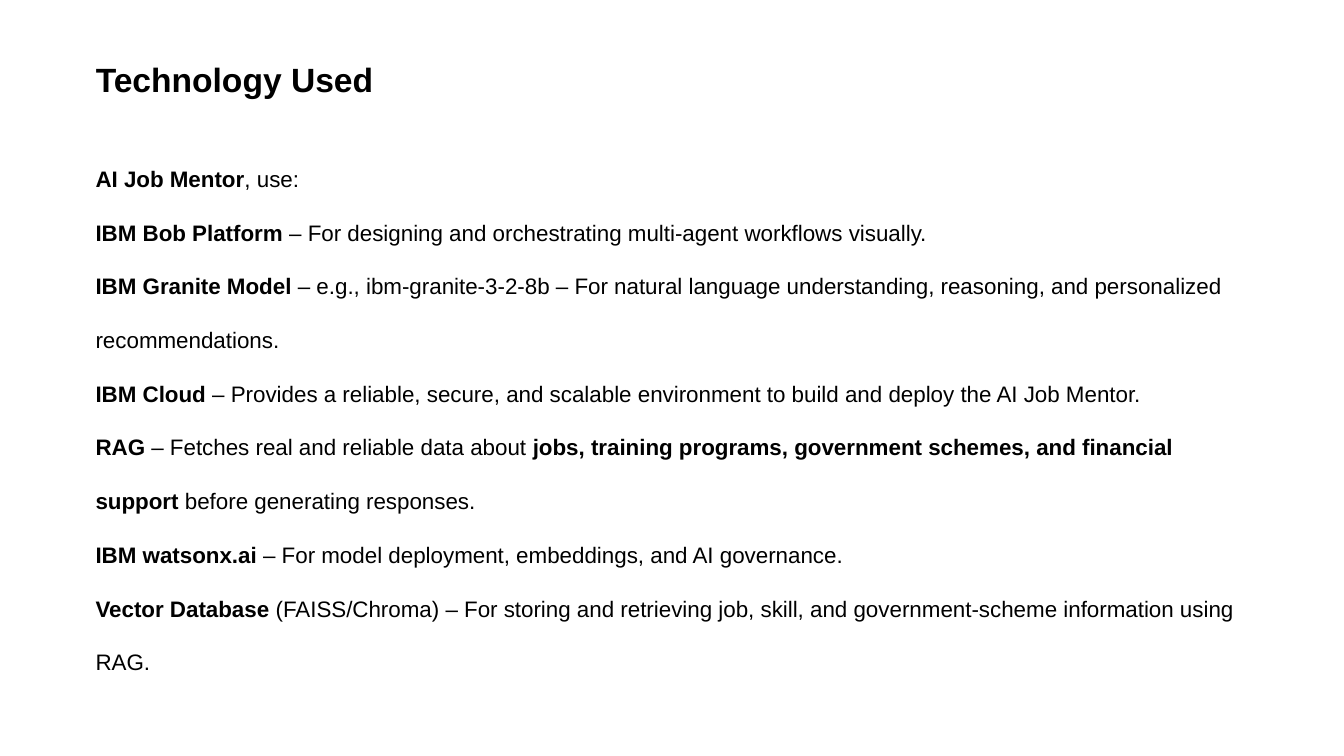
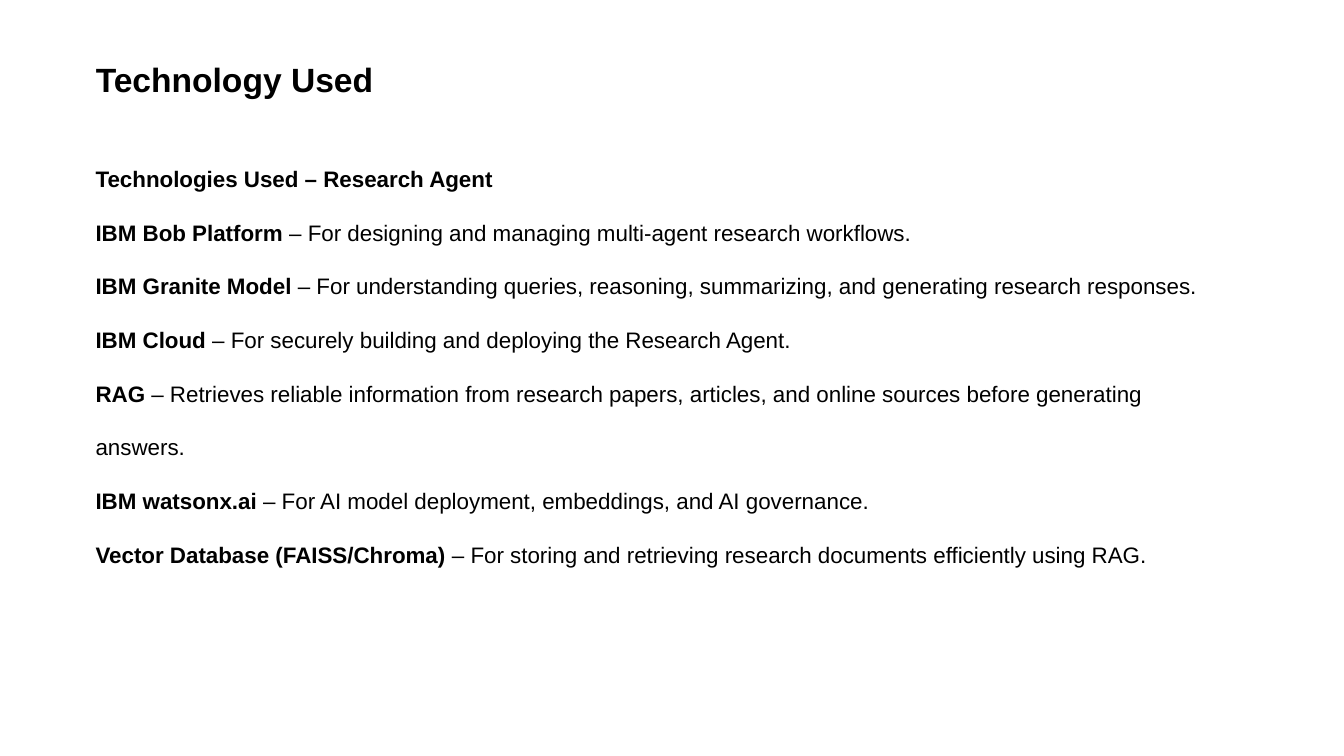
Before and after one commit to smmohan07/my-ibm-bob-project, a slide deck: slide 5 of IBM_internship119.pptx. Drawn at 1344x756 pixels with LibreOffice and Linux fonts; fonts in the diff are those of the drawing. Boxes give left, top, right and bottom in pixels: in the first picture for what was removed or moved away, otherwise in the second. Text is boxed around its words. In the diff, an @@ line names an element or a change of style, - is before the commit and + after.

```diff
--- a/IBM_internship119.pptx
+++ b/IBM_internship119.pptx
@@ text at [96,170,1196,568]: text changed @@
-AI Job Mentor, use:
-IBM Bob Platform – For designing and orchestrating multi-agent workflows visually.
-IBM Granite Model – e.g., ibm-granite-3-2-8b – For natural language understanding, reasoning, and personalized recommendations.
-IBM Cloud – Provides a reliable, secure, and scalable environment to build and deploy the AI Job Mentor.
-RAG – Fetches real and reliable data about jobs, training programs, government schemes, and financial support before generating responses.
-IBM watsonx.ai – For model deployment, embeddings, and AI governance.
-Vector Database (FAISS/Chroma) – For storing and retrieving job, skill, and government-scheme information using RAG.
+Technologies Used – Research Agent
+IBM Bob Platform – For designing and managing multi-agent research workflows.
+IBM Granite Model – For understanding queries, reasoning, summarizing, and generating research responses.
+IBM Cloud – For securely building and deploying the Research Agent.
+RAG – Retrieves reliable information from research papers, articles, and online sources before generating answers.
+IBM watsonx.ai – For AI model deployment, embeddings, and AI governance.
+Vector Database (FAISS/Chroma) – For storing and retrieving research documents efficiently using RAG.
```
Also in this commit, not shown: 2 other slides changed.
